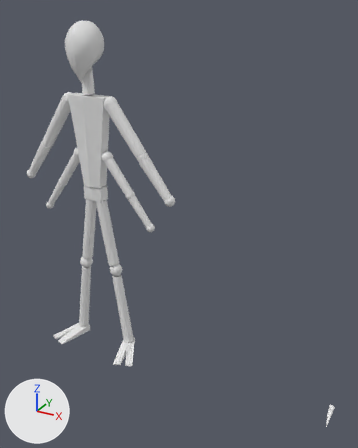
One commit to the Blender file Enemies/FutureBlade.blend: the scene before it, then after it.
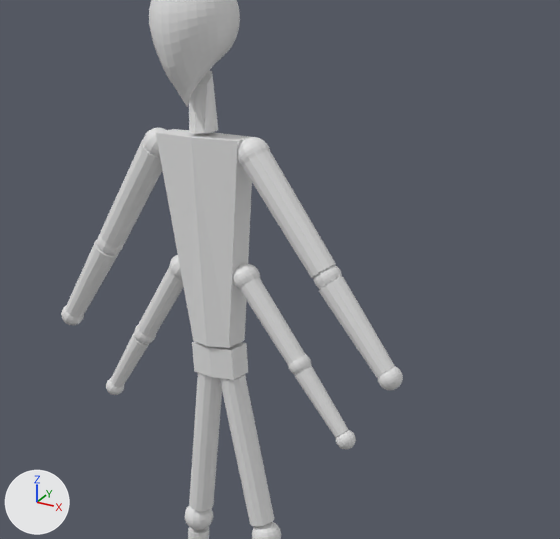
Each version is shown whole from a camera (50 mm lens) standing at (2.94, -3.64, 3.34) and looking at (0.94, 0.0, 1.52), then close up on the part from 0% to 68% of the width and 8% to 61% of the height. The axes (+X, +Y, +Z) are drawn at lower left. The lights are the same throughout. The older version's two pictures come first.

Before the edit, the objects in view are built like this:
```python
me_cube = bpy.data.meshes.new('Cube')
me_cube.from_pydata(...)  # 1774 vertices, 1757 faces; spans x 0.0..0.89, y -0.35..0.2, z -0.07..3.23
me_cube.materials.append(mat_material)  # white #e7e7e7
ob_body = bpy.data.objects.new('Body', me_cube)
ob_body.location = (0.0, 0.0, 0.0)
_m = ob_body.modifiers.new('Mirror', 'MIRROR')
```
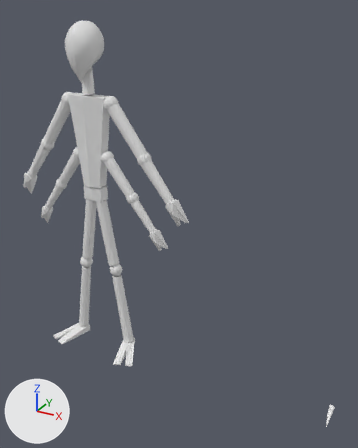
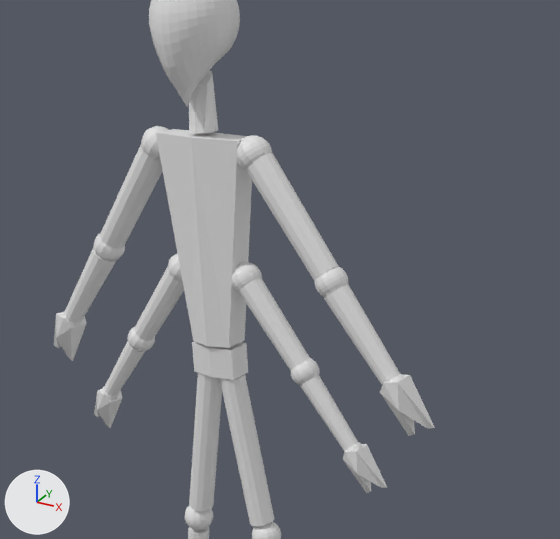
Changed parts and their boxes (x1, y1, x2, y2) in the close-ups (560 x 539 px; the box of a moved part takes in the faces that stretch with it):
'Body', reshaped
    before: (61, 0, 403, 539)
    after: (54, 0, 435, 539)
part 1 of me_cube, moved or reshaped
    before: (138, 268, 305, 365)
    after: (100, 145, 338, 280)
part 2 of me_cube, moved or reshaped
    before: (111, 333, 349, 438)
    after: (104, 341, 358, 451)
part 3 of me_cube, added
    after: (54, 312, 435, 436)
part 4 of me_cube, added
    after: (94, 389, 387, 493)
part 5 of me_cube, moved or reshaped
    before: (66, 134, 397, 449)
    after: (64, 137, 400, 453)

The change, as a list of edits to the scene's bpy script:
```text
Change me_cube:
    used by ob_body; location = (0.0, 0.0, 0.0)
    remove me_cube.from_pydata(...)  # 1774 vertices, 1757 faces; spans x 0.0..0.89, y -0.35..0.2, z -0.07..3.23
    add me_cube.from_pydata(...)  # 1806 vertices, 1785 faces; spans x 0.0..1.02, y -0.35..0.2, z -0.07..3.23
    me_cube part 1: the loose piece of 26 vertices spanning x 0.14..0.43, y -0.05..0.04, z 1.7..2.06 is multiplied about its middle by the matrix ((-1.207, -0.505, 0.056), (-0.501, 1.16, -0.345), (0.084, -0.339, -1.263)), then moved by (0.12, 0.01, 0.43)
    me_cube part 2: the loose piece of 26 vertices spanning x 0.39..0.63, y -0.04..0.04, z 1.42..1.71 is scaled about its middle by (1.1, 1.08, 1.07), then moved by (0.04, 0.0, -0.04)
    me_cube part 3: a new loose piece of 16 vertices spanning x 0.81..1.02, y -0.05..0.07, z 1.48..1.73, in mat_material (white #e7e7e7)
    me_cube part 4: a new loose piece of 16 vertices spanning x 0.63..0.8, y -0.05..0.05, z 1.18..1.39, in mat_material (white #e7e7e7)
    me_cube part 5: 327 vertices moved from x 0.11..0.89, y -0.06..0.06, z 1.38..2.57 to x 0.1..0.91, y -0.06..0.07, z 1.38..2.58; 441 vertices removed from x 0.11..0.87, y -0.06..0.06, z 1.37..2.56; 441 vertices added at x 0.11..0.9, y -0.07..0.06, z 1.33..2.55
```
